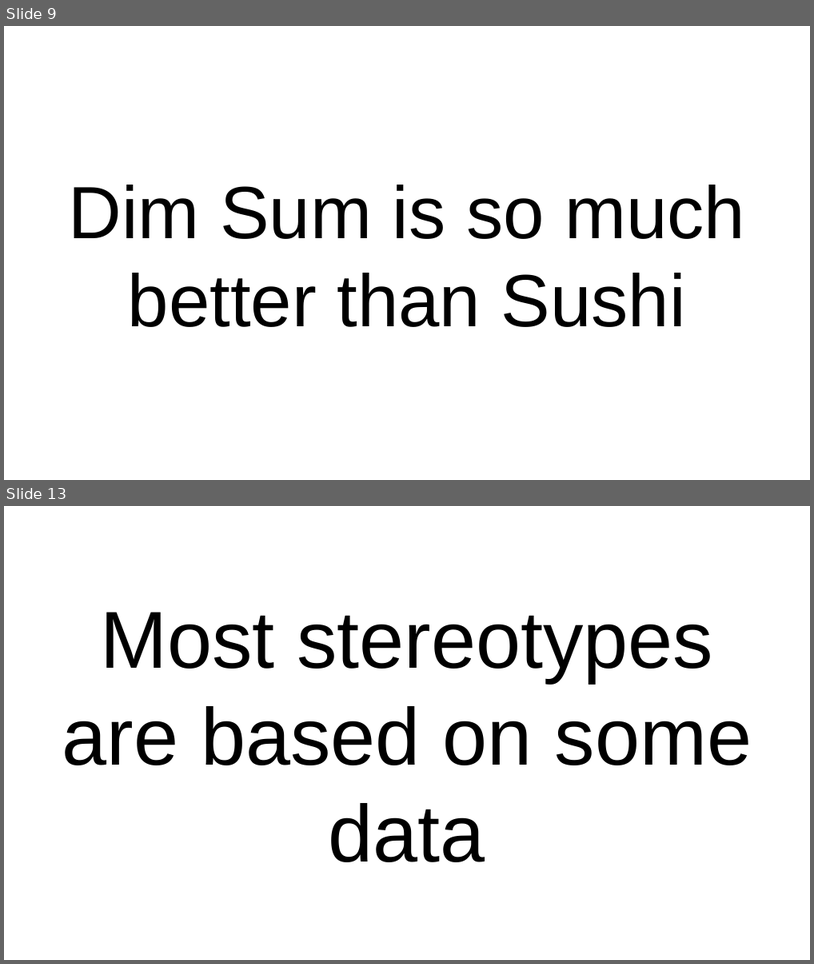
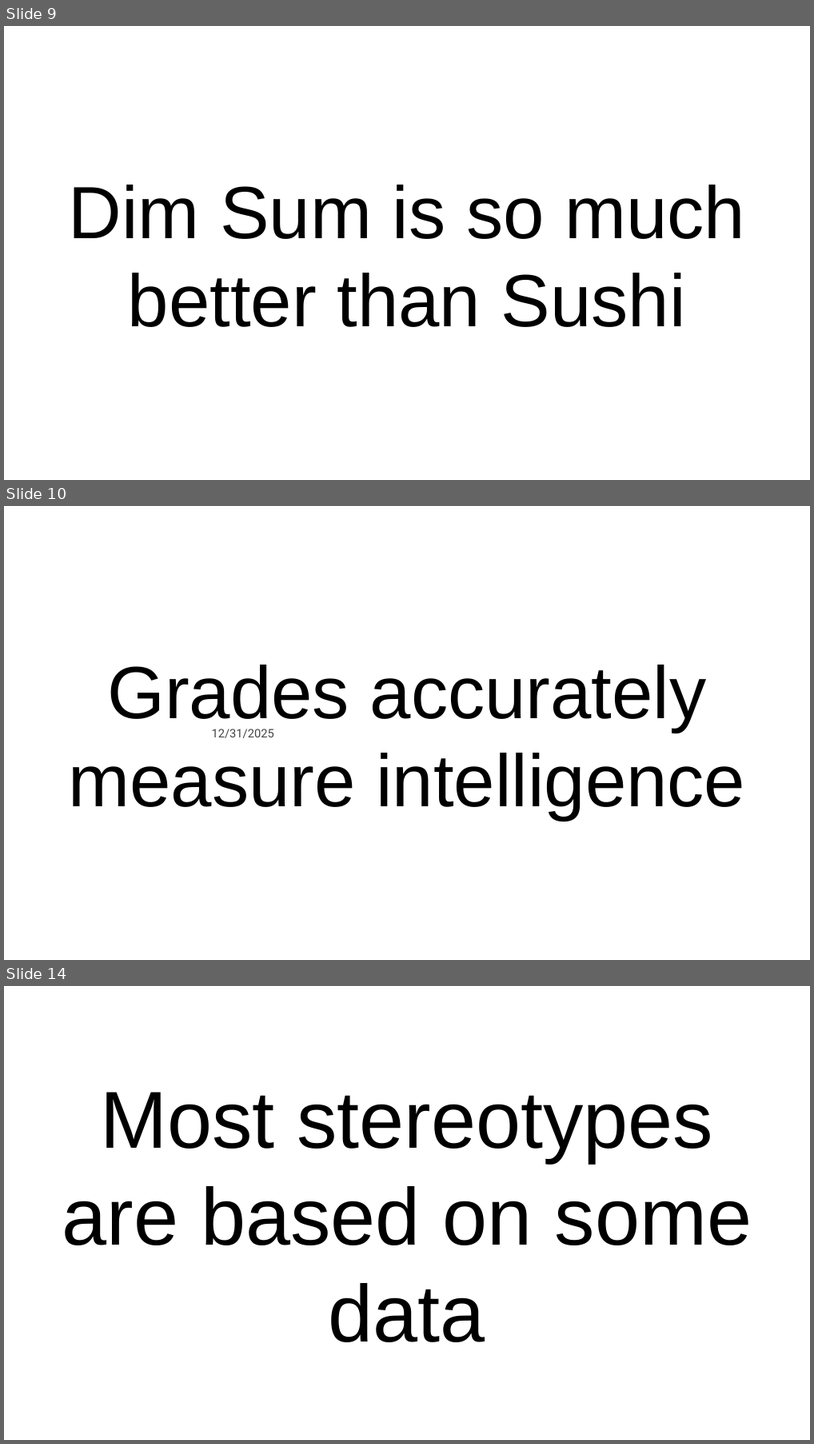
Before and after one commit to dssg/MLinPractice, a slide deck: Lectures/Lecture12-EthicsOverview.pptx. Shown one above the other, each under a label of ours: slides 9 and 13 before the commit, slides 9, 10 and 14 after it; the slides between them are not shown. The pictures are 814x964 and 814x1444 pixels, drawn with LibreOffice and Linux fonts; fonts in the diff are those of the drawing. Boxes give left, top, right and bottom in pixels: in the first picture for what was removed or moved away, otherwise in the second. Text is boxed around its words. In the diff, an @@ line names an element or a change of style, - is before the commit and + after.

```diff
--- a/Lectures/Lecture12-EthicsOverview.pptx
+++ b/Lectures/Lecture12-EthicsOverview.pptx
@@ slide 10 added at box(4, 506, 810, 960), background #FFFFFF @@
@@ title added at box(68, 664, 746, 820), 88 pt, text #000000 @@
+Grades accurately measure intelligence
@@ text added at box(212, 728, 274, 738), 14 pt, text #434343 @@
+12/31/2025
@@ what was slide 13 is now slide 14 @@
```
Also in this commit, not shown: 5 slides changed, 2 other slides added, 3 slides removed, 1 other file.
